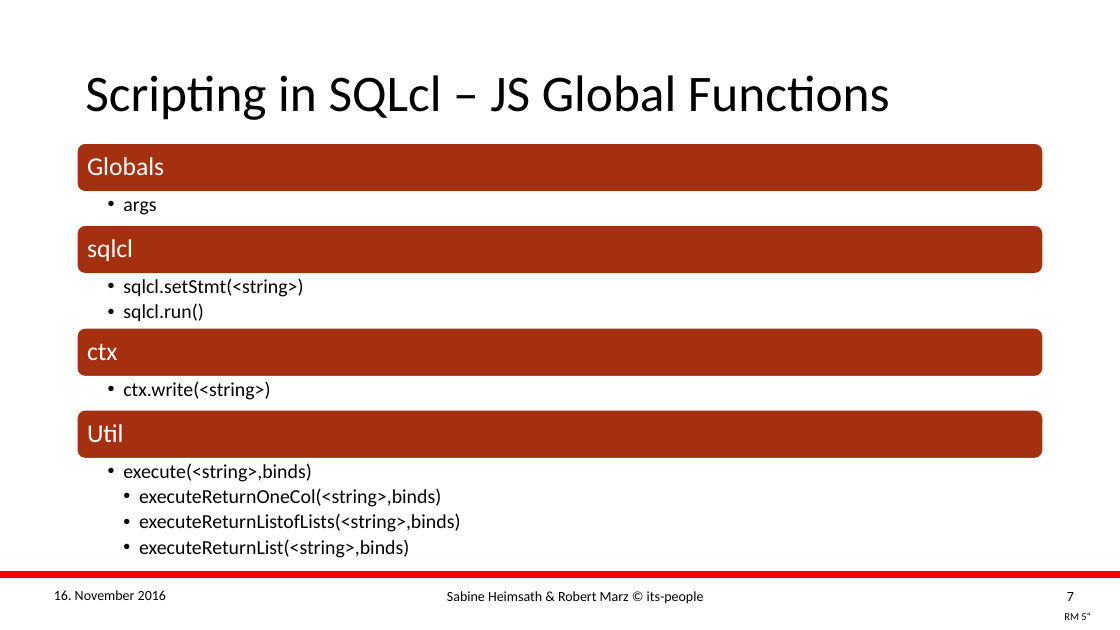
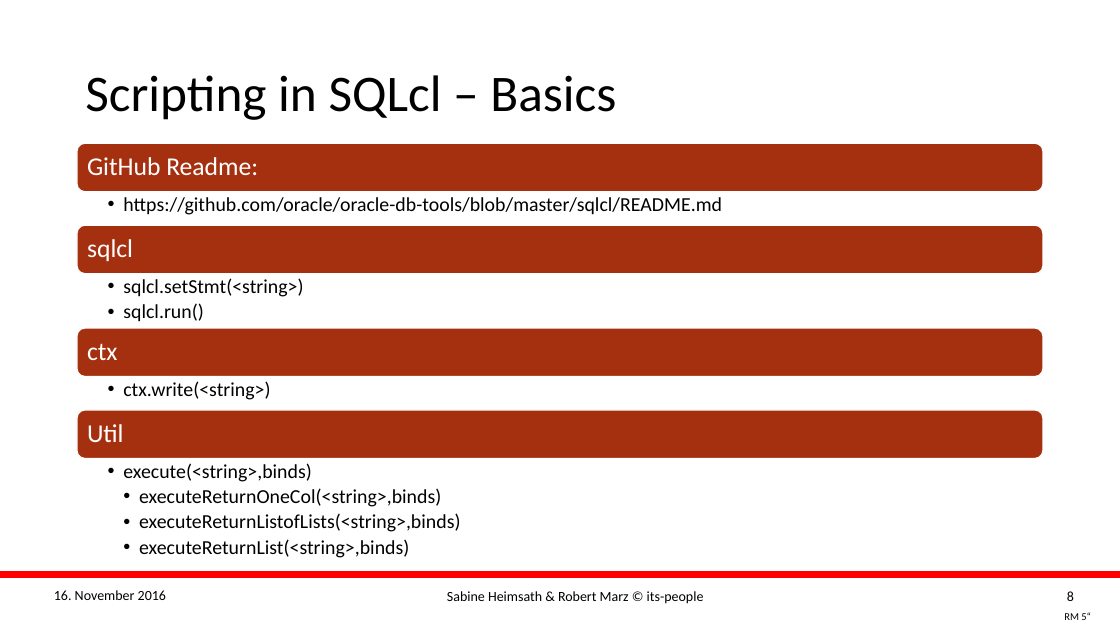
Before and after one commit to its-people/sqlclscripts, a slide deck: slide 8 of Slides/2016 DOAG K+A - Sabine Heimsath + Robert Marz - Scripting with SQLcl.pptx (slide 7 before the commit). Drawn at 1120x630 pixels with LibreOffice and Linux fonts; fonts in the diff are those of the drawing; background and template pictures are left out. Boxes give left, top, right and bottom in pixels: in the first picture for what was removed or moved away, otherwise in the second. Text is boxed around its words. In the diff, an @@ line names an element or a change of style, - is before the commit and + after.

```diff
--- a/Slides/2016 DOAG K+A - Sabine Heimsath + Robert Marz - Scripting with SQLcl.pptx
+++ b/Slides/2016 DOAG K+A - Sabine Heimsath + Robert Marz - Scripting with SQLcl.pptx
@@ title at bbox=[85, 75, 616, 120]: text changed @@
-Scripting in SQLcl – JS Global Functions
+Scripting in SQLcl – Basics
@@ text at bbox=[87, 157, 258, 175]: text changed @@
-Globals
+GitHub Readme:
@@ text at bbox=[123, 197, 722, 215]: text changed @@
-  •• args
+  • https://github.com/oracle/oracle-db-tools/blob/master/sqlcl/README.md
@@ page number at bbox=[1067, 591, 1074, 601]: text changed @@
-7
+8
```
Also in this commit, not shown: 10 other slides changed, 2 slides added, 6 other files.
